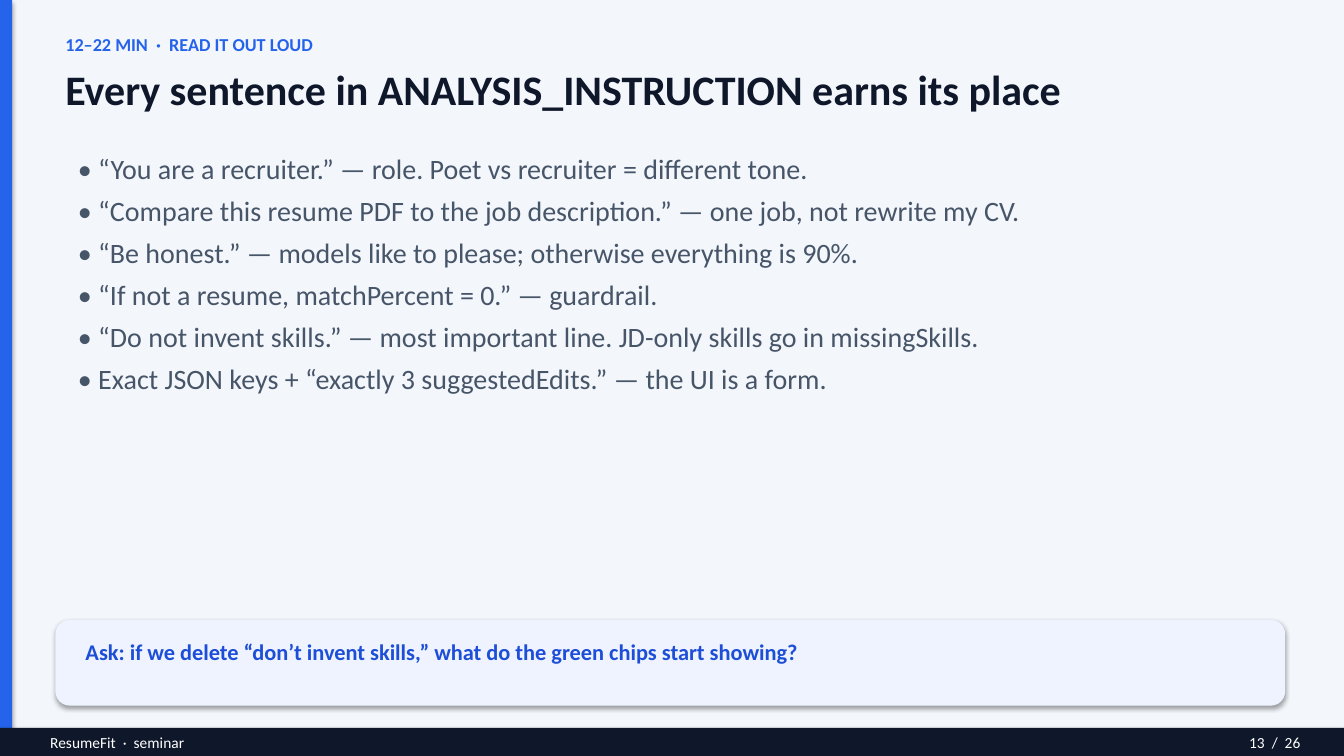
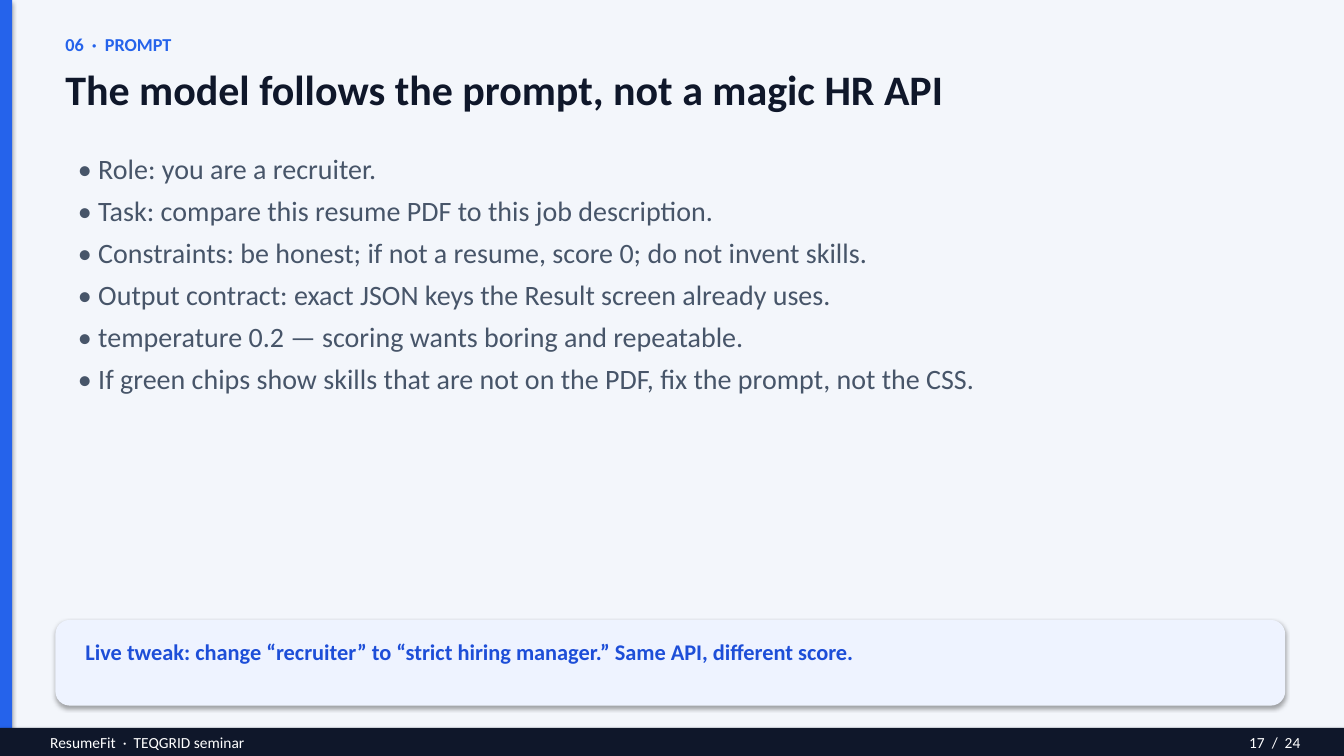
Before and after one commit to Aishwaryaofficial/resume-fit, a slide deck: slide 17 of ResumeFit-Seminar.pptx (slide 13 before the commit). Drawn at 1344x756 pixels with LibreOffice and Linux fonts; fonts in the diff are those of the drawing. Boxes give left, top, right and bottom in pixels: in the first picture for what was removed or moved away, otherwise in the second. Text is boxed around its words. In the diff, an @@ line names an element or a change of style, - is before the commit and + after.

```diff
--- a/ResumeFit-Seminar.pptx
+++ b/ResumeFit-Seminar.pptx
@@ text at [65, 38, 172, 51]: text changed @@
-12–22 MIN · READ IT OUT LOUD
+06 · PROMPT
@@ text at [65, 75, 943, 112]: text changed @@
-Every sentence in ANALYSIS_INSTRUCTION earns its place
+The model follows the prompt, not a magic HR API
@@ text at [98, 159, 974, 394]: text changed @@
-• “You are a recruiter.” — role. Poet vs recruiter = different tone.
-• “Compare this resume PDF to the job description.” — one job, not rewrite my CV.
-• “Be honest.” — models like to please; otherwise everything is 90%.
-• “If not a resume, matchPercent = 0.” — guardrail.
-• “Do not invent skills.” — most important line. JD-only skills go in missingSkills.
-• Exact JSON keys + “exactly 3 suggestedEdits.” — the UI is a form.
+• Role: you are a recruiter.
+• Task: compare this resume PDF to this job description.
+• Constraints: be honest; if not a resume, score 0; do not invent skills.
+• Output contract: exact JSON keys the Result screen already uses.
+• temperature 0.2 — scoring wants boring and repeatable.
+• If green chips show skills that are not on the PDF, fix the prompt, not the CSS.
@@ text at [85, 643, 853, 664]: text changed @@
-Ask: if we delete “don’t invent skills,” what do the green chips start showing?
+Live tweak: change “recruiter” to “strict hiring manager.” Same API, different score.
@@ text at [50, 737, 244, 750]: text changed @@
-ResumeFit · seminar
+ResumeFit · TEQGRID seminar
@@ text at [1249, 738, 1301, 748]: text changed @@
-13 / 26
+17 / 24
```
Also in this commit, not shown: 11 other slides changed, 12 slides added, 14 slides removed, 3 other files.
